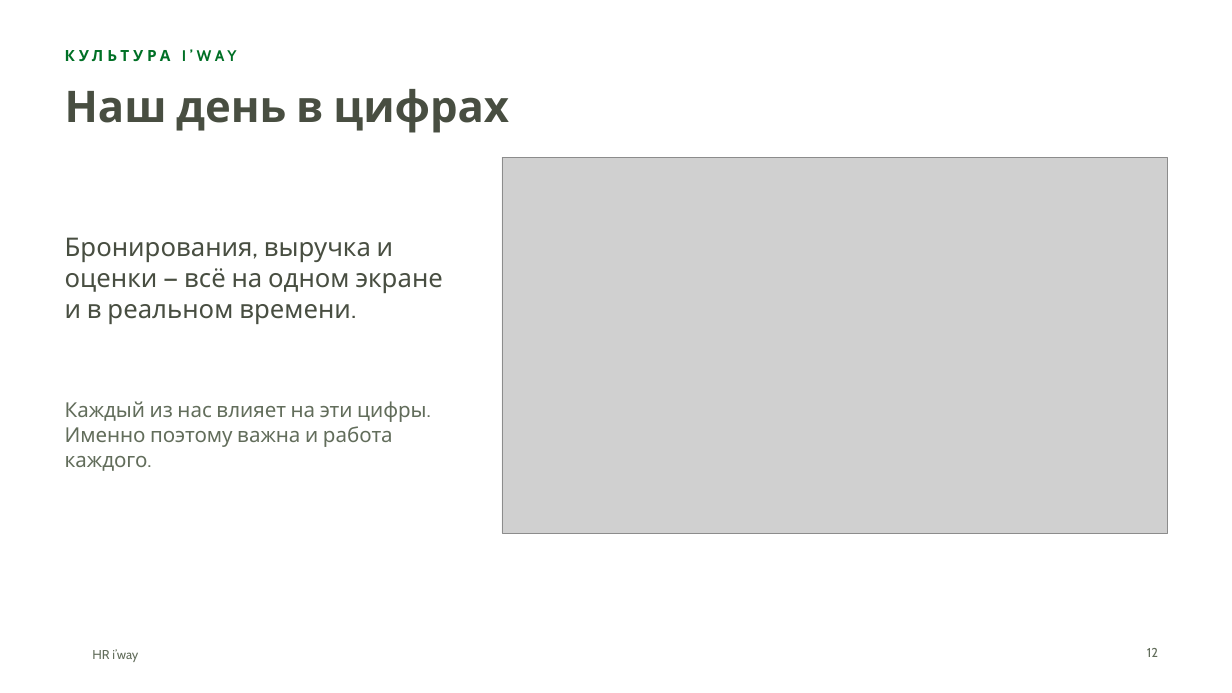
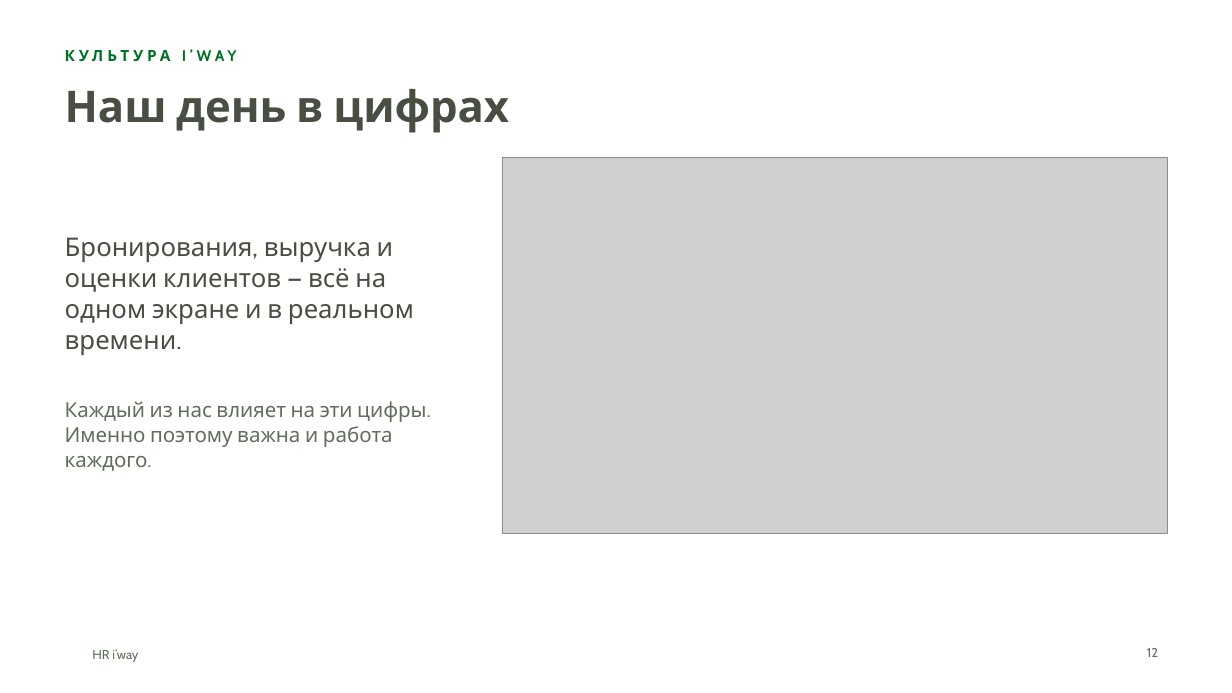
Before and after one commit to hriwayhr/HR-projects, a slide deck: slide 12 of presentations/HR-iway-onboarding-2026.pptx. Drawn at 1232x693 pixels with LibreOffice and Linux fonts; fonts in the diff are those of the drawing; grey boxes stand for pictures; background and template pictures are left out. Boxes give left, top, right and bottom in pixels: in the first picture for what was removed or moved away, otherwise in the second. Text is boxed around its words. In the diff, an @@ line names an element or a change of style, - is before the commit and + after.

```diff
--- a/presentations/HR-iway-onboarding-2026.pptx
+++ b/presentations/HR-iway-onboarding-2026.pptx
@@ text at box(65, 237, 414, 355): text changed @@
-Бронирования, выручка и оценки — всё на одном экране и в реальном времени.
+Бронирования, выручка и оценки клиентов — всё на одном экране и в реальном времени.
```
Also in this commit, not shown: 1 other slide changed.
